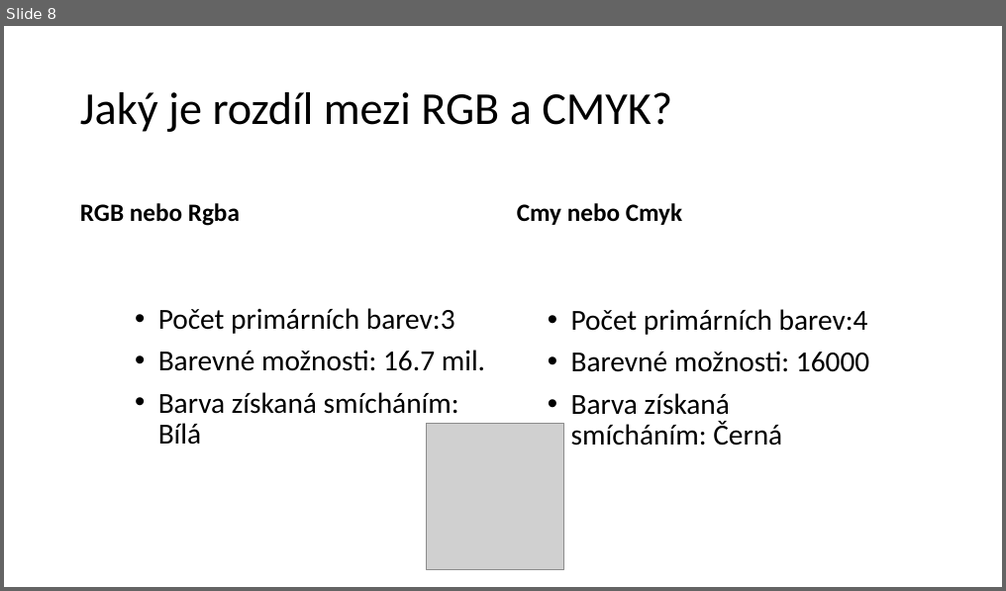
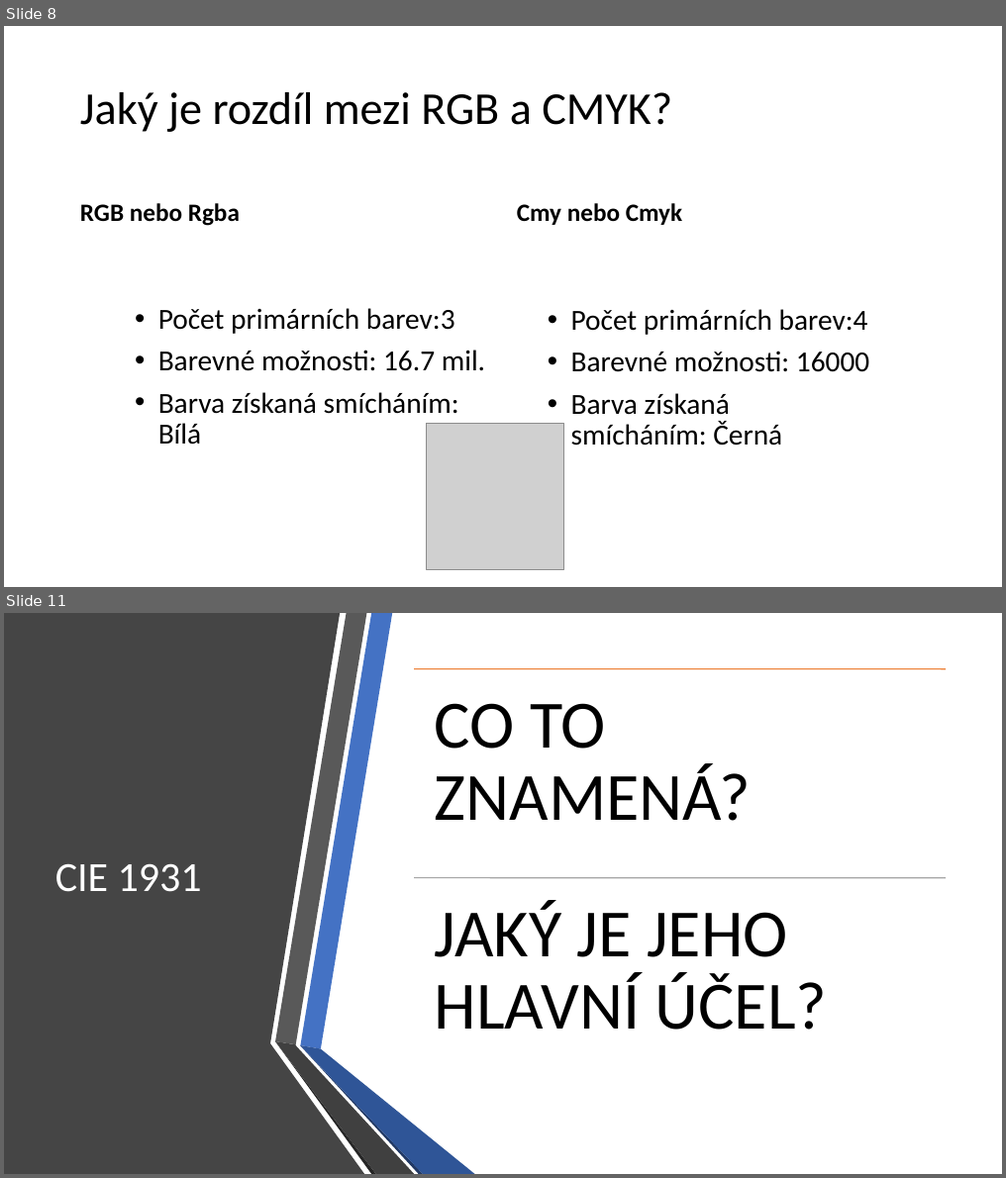
Before and after one commit to ibabayev7/barva, a slide deck: Presentation for IT.pptx. Shown one above the other, each under a label of ours: slide 8 before the commit, slides 8 and 11 after it; the slides between them are not shown. The pictures are 1006x591 and 1006x1178 pixels, drawn with LibreOffice and Linux fonts; fonts in the diff are those of the drawing; grey boxes stand for pictures. Boxes give left, top, right and bottom in pixels: in the first picture for what was removed or moved away, otherwise in the second. Text is boxed around its words. In the diff, an @@ line names an element or a change of style, - is before the commit and + after.

```diff
--- a/Presentation for IT.pptx
+++ b/Presentation for IT.pptx
@@ slide 11 added at (4,613,1002,1174), background #FFFFFF @@
@@ freeform shape added at (4,613,364,1174), fill #454545 @@
@@ title added at (55,863,202,892), 40 pt, text #FFFFFF @@
+CIE 1931
@@ group added at (414,669,945,1030): 2 lines, 2 texts @@
+CO TO ZNAMENÁ?
+JAKÝ JE JEHO HLAVNÍ ÚČEL?
@@ group added at (275,613,475,1174): 6 freeform shapes @@
```
Also in this commit, not shown: 3 slides changed, 5 other slides added, 2 slides removed.
